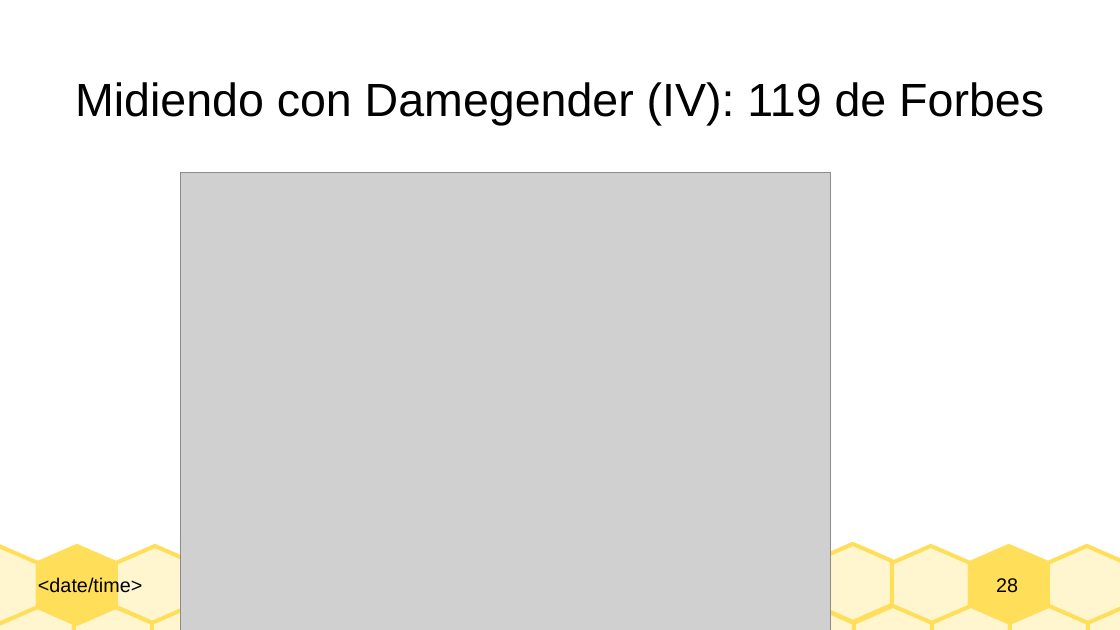
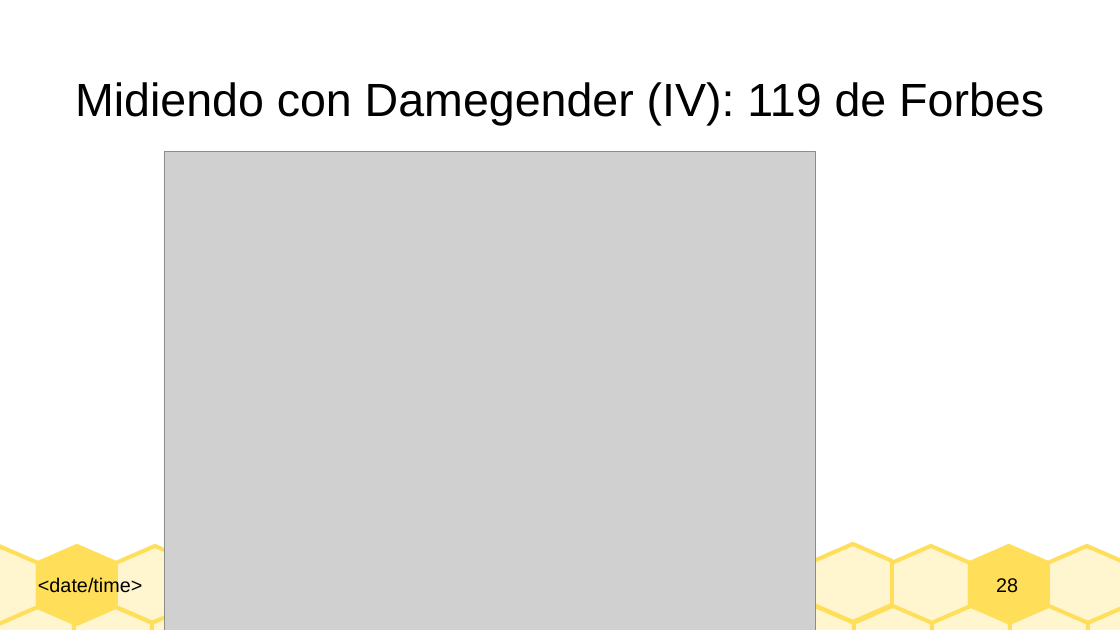
Before and after one commit to davidam/damegender, a slide deck: slide 28 of slides/brechagnulinux.odp. Drawn at 1120x630 pixels with LibreOffice and Linux fonts; fonts in the diff are those of the drawing; grey boxes stand for pictures. Boxes give left, top, right and bottom in pixels: in the first picture for what was removed or moved away, otherwise in the second. Text is boxed around its words. In the diff, an @@ line names an element or a change of style, - is before the commit and + after.

```diff
--- a/slides/brechagnulinux.odp
+++ b/slides/brechagnulinux.odp
@@ picture: place and size @@
-picture at [180,173,830,630]
+picture at [165,151,815,630]
@@ freeform shape added at [736,546,814,624], fill #FFF5CE, outline #FFDE59 2.83 pt @@
```
Also in this commit, not shown: 5 other slides changed, 1 slide added, 1 other file.
